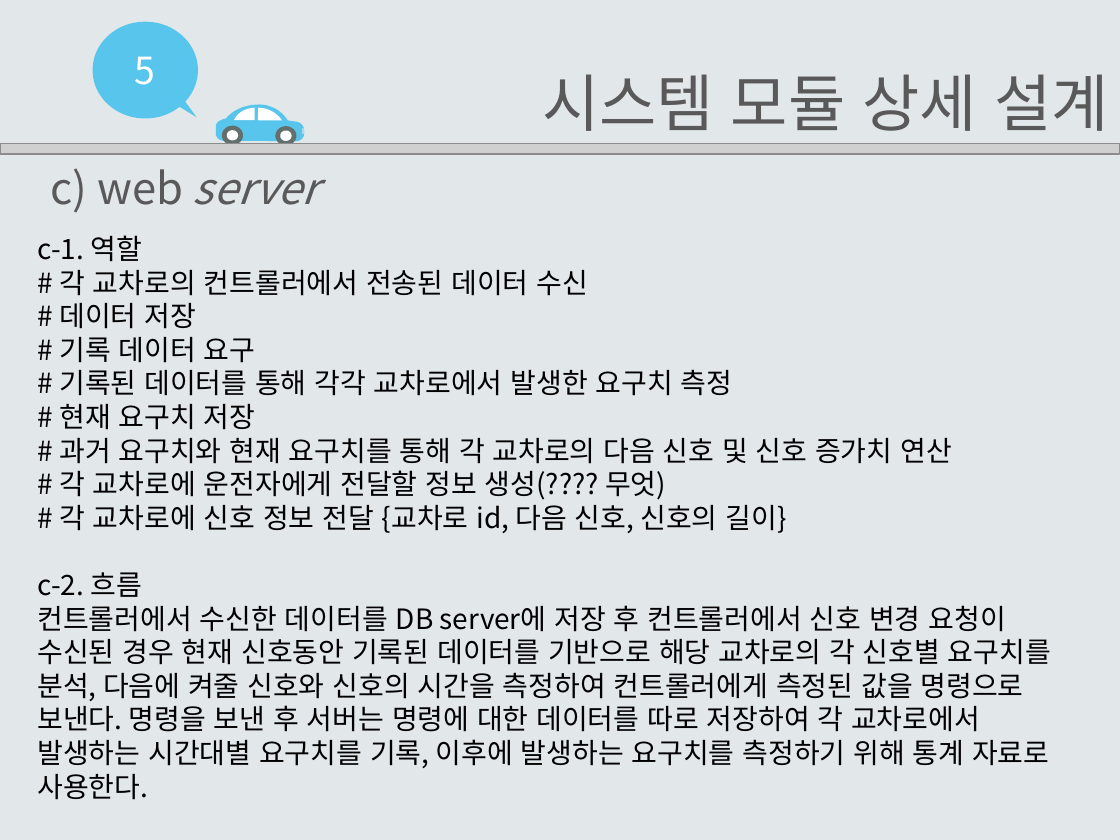
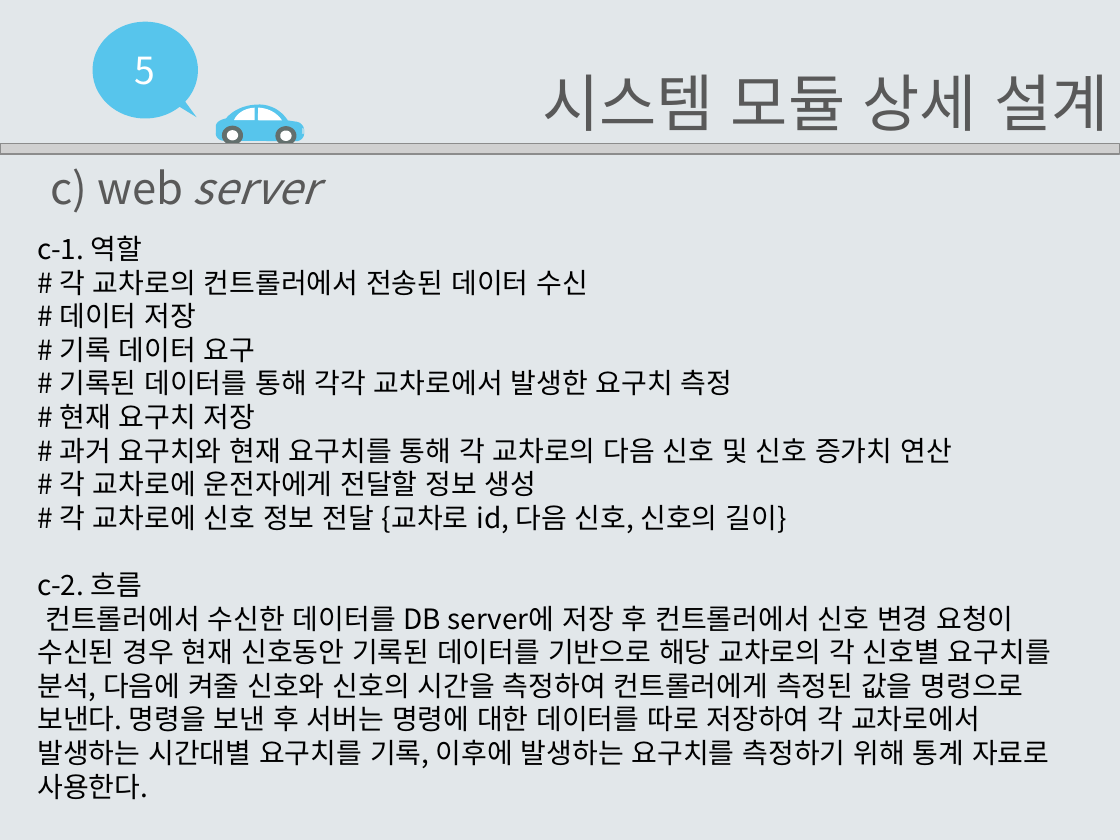
Before and after one commit to EomHeeSang/grad_proj, a slide deck: slide 16 of 발표자료/설계서2-14(엄희상,박주호,김태경).pptx (slide 15 before the commit). Drawn at 1120x840 pixels with LibreOffice and Linux fonts; fonts in the diff are those of the drawing; grey boxes stand for pictures. Boxes give left, top, right and bottom in pixels: in the first picture for what was removed or moved away, otherwise in the second. Text is boxed around its words. In the diff, an @@ line names an element or a change of style, - is before the commit and + after.

```diff
--- a/발표자료/설계서2-14(엄희상,박주호,김태경).pptx
+++ b/발표자료/설계서2-14(엄희상,박주호,김태경).pptx
@@ text at (59, 470, 537, 497): text changed @@
-# 각 교차로에 운전자에게 전달할 정보 생성(???? 무엇)
+# 각 교차로에 운전자에게 전달할 정보 생성
```
Also in this commit, not shown: 10 other slides changed, 2 slides added, 1 slide removed.
